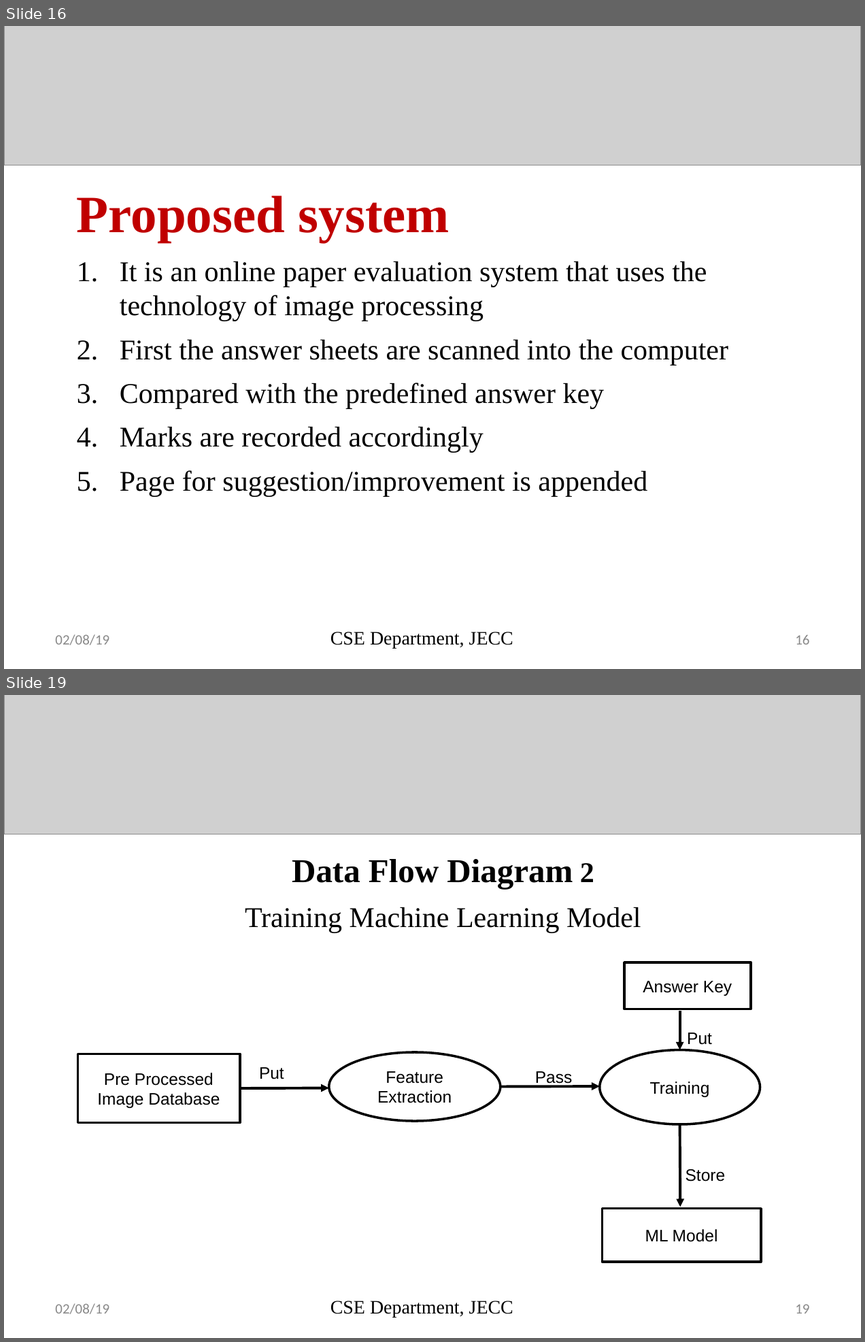
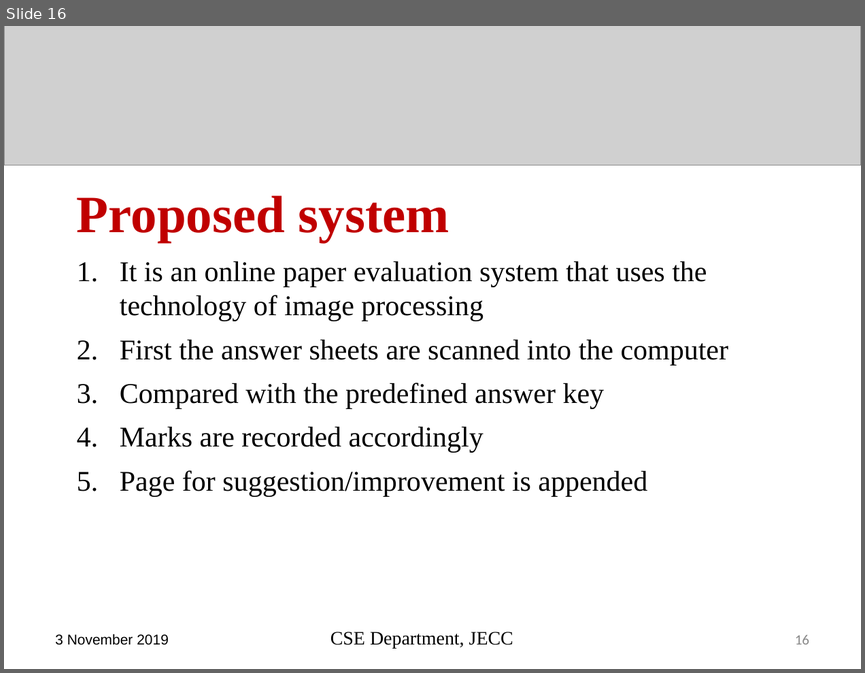
Before and after one commit to sreeragrnandan/Design-Project, a slide deck: DP G7 first review.pptx. Shown one above the other, each under a label of ours: slides 16 and 19 before the commit, slide 16 after it; the slides between them are not shown. The pictures are 865x1342 and 865x673 pixels, drawn with LibreOffice and Linux fonts; fonts in the diff are those of the drawing; grey boxes stand for pictures. Boxes give left, top, right and bottom in pixels: in the first picture for what was removed or moved away, otherwise in the second. Text is boxed around its words. In the diff, an @@ line names an element or a change of style, - is before the commit and + after.

```diff
--- a/DP G7 first review.pptx
+++ b/DP G7 first review.pptx
@@ slide 19 removed at (4, 695, 861, 1338), background #FFFFFF @@
@@ picture removed at (4, 695, 861, 834) @@
@@ text removed at (245, 859, 641, 933) @@
-Data Flow Diagram 2
-Training Machine Learning Model
@@ rectangle removed at (624, 962, 751, 1008) @@
-Answer Key
@@ arrow removed from (680, 1011) to (680, 1050) @@
@@ text removed at (687, 1032, 712, 1045) @@
-Put
@@ rectangle removed at (77, 1054, 239, 1123) @@
-Pre Processed Image Database
@@ ellipse removed at (329, 1052, 500, 1121) @@
-Feature Extraction
@@ ellipse removed at (600, 1050, 759, 1124) @@
-Training
@@ text removed at (259, 1067, 284, 1079) @@
-Put
@@ text removed at (535, 1071, 572, 1087) @@
-Pass
@@ arrow removed from (239, 1088) to (329, 1087) @@
@@ arrow removed from (500, 1087) to (600, 1086) @@
@@ arrow removed from (680, 1124) to (680, 1206) @@
@@ text removed at (685, 1169, 725, 1181) @@
-Store
@@ rectangle removed at (602, 1208, 761, 1261) @@
-ML Model
@@ text removed at (55, 1303, 109, 1314) @@
-02/08/19
@@ text removed at (330, 1300, 513, 1317) @@
-CSE Department, JECC
@@ text removed at (795, 1304, 809, 1313) @@
-19
@@ slide 16 changed as well @@
@@ text at (55, 633, 169, 645): text changed; font Calibri to Arial; text colour #898989 to #000000 @@
-02/08/19
+3 November 2019
```
Also in this commit, not shown: 23 other slides changed, 2 slides added, 1 other slide removed, 7 other files.
